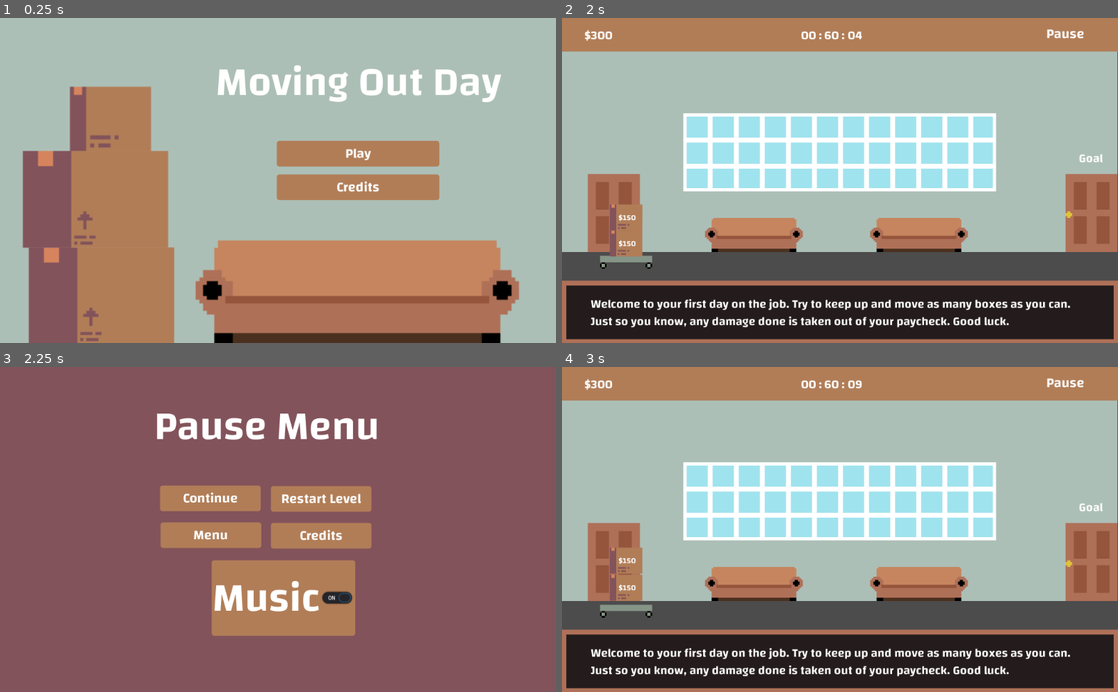
Above: before the commit, frames 1-4 (two rows, left to right).
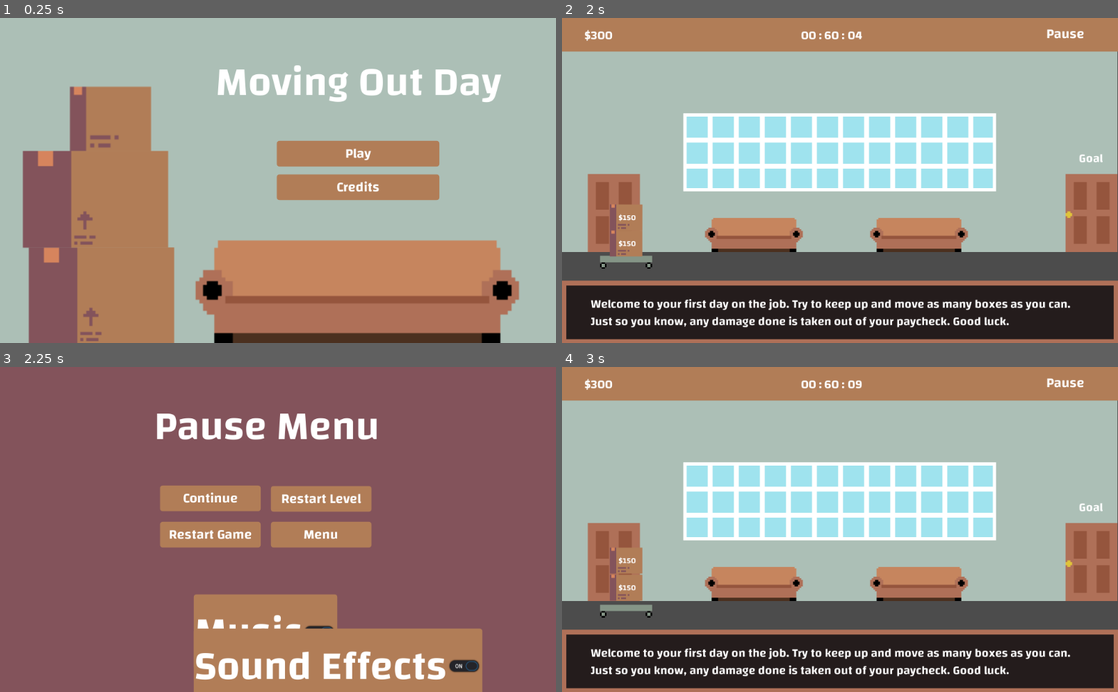
Above: after the commit, the same moments.

Repository: JMixson/moving-out-day
Game: Godot game, scene res://Scenes/Main_Menu.tscn
Same seed, same stepped clock (60 frames per second), same inputs: the game is played once before the commit and once after it.
Inputs:
- Up to frame 1 (0.25 s): no input
- Up to frame 2 (2 s): click "Credits" at 0.5 s; click "Restart" at 1.25 s
- Up to frame 3 (2.25 s): click "Pause" at 2 s
- Up to frame 4 (3 s): click "Restart Level" at 2.75 s

Frames 1-2 are identical in both runs. In frame 3, 14% of the frame differs, in the area x 28-87%, y 47-100%; in frame 4, nothing differs.

Commit message:
Edit options in Pause scene

Diff:
--- a/Scenes/Pause.tscn
+++ b/Scenes/Pause.tscn
@@ -18,6 +18,7 @@
 margin_bottom = 600.0
 color = Color( 0.517647, 0.329412, 0.360784, 1 )
 __meta__ = {
+"_edit_lock_": true,
 "_edit_use_anchors_": false
 }
 
@@ -57,10 +58,10 @@
 }
 
 [node name="Menu_Btn" type="Button" parent="."]
-margin_left = 296.0
-margin_top = 287.0
-margin_right = 481.0
-margin_bottom = 334.0
+margin_left = 499.0
+margin_top = 286.0
+margin_right = 684.0
+margin_bottom = 333.0
 mouse_default_cursor_shape = 2
 theme = ExtResource( 1 )
 text = "Menu"
@@ -68,23 +69,23 @@
 "_edit_use_anchors_": false
 }
 
-[node name="Credits_Btn" type="Button" parent="."]
-margin_left = 499.0
-margin_top = 288.0
-margin_right = 684.0
-margin_bottom = 335.0
+[node name="Game_Restart_Btn" type="Button" parent="."]
+margin_left = 295.0
+margin_top = 286.0
+margin_right = 480.0
+margin_bottom = 333.0
 mouse_default_cursor_shape = 2
 theme = ExtResource( 1 )
-text = "Credits"
+text = "Restart Game"
 __meta__ = {
 "_edit_use_anchors_": false
 }
 
 [node name="Music_Toggle" type="CheckButton" parent="."]
-margin_left = 390.0
-margin_top = 357.0
-margin_right = 590.0
-margin_bottom = 404.0
+margin_left = 357.0
+margin_top = 420.0
+margin_right = 613.0
+margin_bottom = 467.0
 theme = ExtResource( 1 )
 pressed = true
 text = "Music"
@@ -93,8 +94,22 @@
 "_edit_use_anchors_": false
 }
 
+[node name="Sound_Toggle" type="CheckButton" parent="."]
+margin_left = 357.0
+margin_top = 483.0
+margin_right = 613.0
+margin_bottom = 530.0
+theme = ExtResource( 1 )
+pressed = true
+text = "Sound Effects"
+align = 1
+__meta__ = {
+"_edit_use_anchors_": false
+}
+
 [connection signal="pressed" from="Continue_Btn" to="." method="_on_Continue_Btn_pressed"]
 [connection signal="pressed" from="Restart_Btn" to="." method="_on_Restart_Btn_pressed"]
 [connection signal="pressed" from="Menu_Btn" to="." method="_on_Menu_Btn_pressed"]
-[connection signal="pressed" from="Credits_Btn" to="." method="_on_Credits_Btn_pressed"]
+[connection signal="pressed" from="Game_Restart_Btn" to="." method="_on_Game_Restart_Btn_pressed"]
 [connection signal="pressed" from="Music_Toggle" to="." method="_on_Music_Toggle_pressed"]
+[connection signal="pressed" from="Sound_Toggle" to="." method="_on_Sound_Toggle_pressed"]
--- a/Scripts/Pause.gd
+++ b/Scripts/Pause.gd
@@ -1,4 +1,11 @@
 extends Control
+
+func _ready():
+	if Global.drop_sound_on == false:
+		$Sound_Toggle.pressed = false
+
+	if !BgMusic.playing:
+		$Music_Toggle.pressed = false
 
 func _process(_delta):
 	if Input.is_action_just_pressed("ui_cancel"):
@@ -21,16 +28,27 @@
 	get_tree().change_scene("res://Scenes/Level.tscn")
 	resume()
 
+	if Global.drop_sound_on == false:
+		$Sound_Toggle.pressed = true
+#		print($Sound_Toggle.pressed)
+
 func _on_Menu_Btn_pressed():
 	Global.restart_settings()
 	get_tree().change_scene("res://Scenes/Main_Menu.tscn")
-
-func _on_Credits_Btn_pressed():
-	Global.restart_settings()
-	get_tree().change_scene("res://Scenes/Credits.tscn")
 
 func _on_Music_Toggle_pressed():
 	if BgMusic.playing:
 		BgMusic.stop()
 	else:
 		BgMusic.play()
+
+func _on_Sound_Toggle_pressed():
+	if Global.drop_sound_on:
+		Global.drop_sound_on = false
+	else:
+		Global.drop_sound_on = true
+
+func _on_Game_Restart_Btn_pressed():
+	Global.restart_settings()
+	get_tree().change_scene("res://Scenes/Level.tscn")
+	resume()
